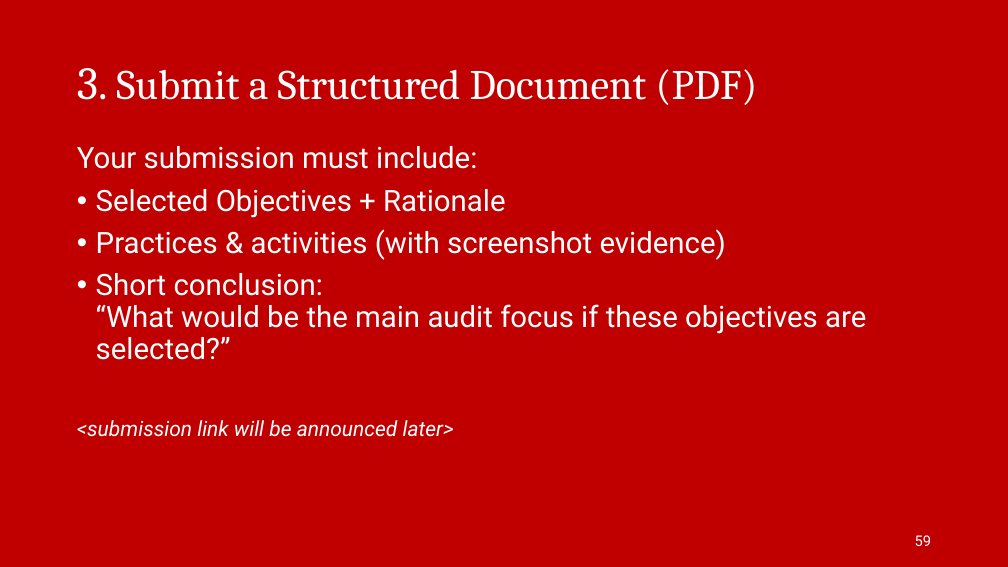
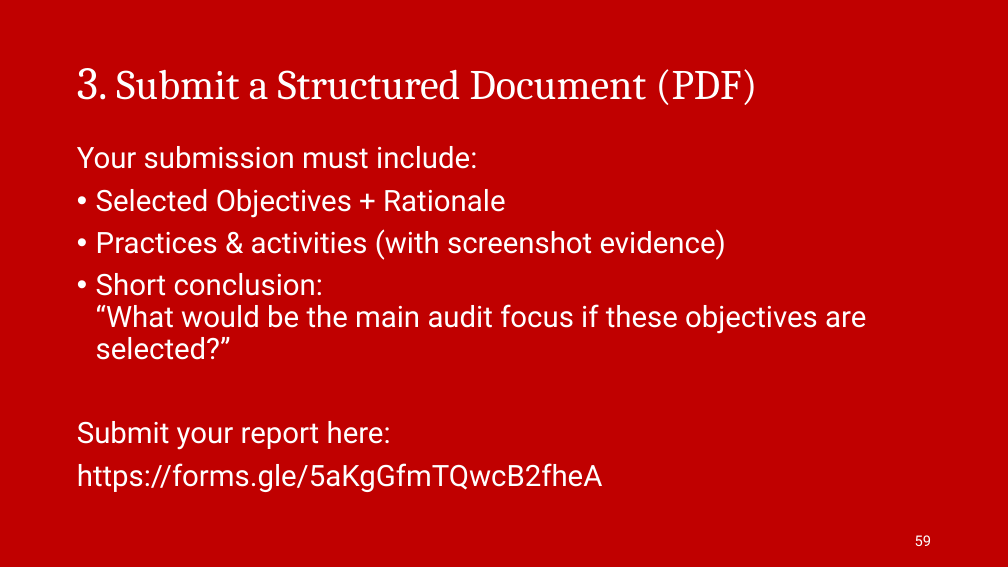
Before and after one commit to irfanradarma/Audit-SI, a slide deck: slide 59 of Slides/02 - IT Governance Audit.pptx. Drawn at 1008x567 pixels with LibreOffice and Linux fonts; fonts in the diff are those of the drawing; background and template pictures are left out. Boxes give left, top, right and bottom in pixels: in the first picture for what was removed or moved away, otherwise in the second. Text is boxed around its words. In the diff, an @@ line names an element or a change of style, - is before the commit and + after.

Commit message:
refinement judul

```diff
--- a/Slides/02 - IT Governance Audit.pptx
+++ b/Slides/02 - IT Governance Audit.pptx
@@ text at bbox=[77, 421, 603, 492]: text changed; size 20 to 28 pt; italic off @@
-<submission link will be announced later>
+Submit your report here:
+https://forms.gle/5aKgGfmTQwcB2fheA
```
